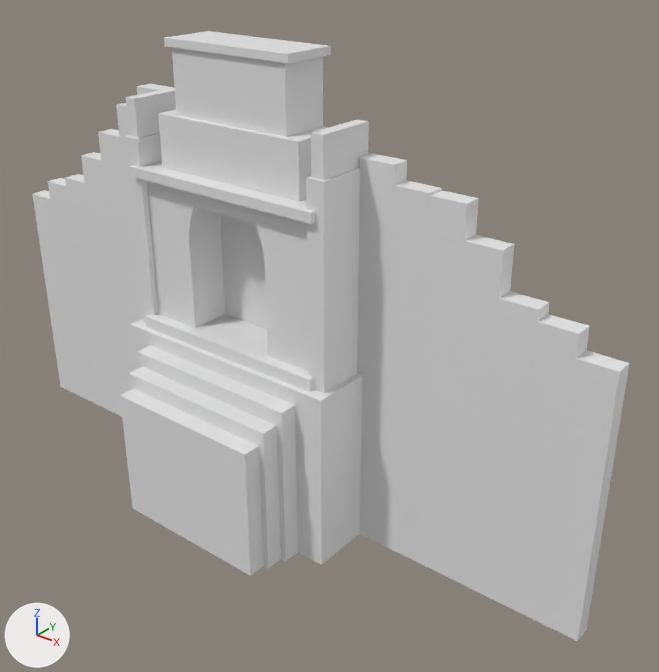
An edit to the OBJ model assets/hearth/hearth_edge.obj, drawn before and after from the same camera.
Before and after are seen from a camera (50 mm lens) standing at (94.0, -97.2, 96.2) and looking at (13.9, 2.9, 34.2). Lighting does not change. The marker at lower left points along +X, +Y and +Z. The picture after the commit comes second. Where no turn or scale is listed for an object, it has been applied to the vertices. Vertices at exactly the same position are counted once.

Script lines for the objects in view, before the commit:
```python
me_hearth_edge = bpy.data.meshes.new('hearth_edge')
me_hearth_edge.from_pydata(...)  # 412 vertices, 295 faces; spans x -60.0..60.0, y -17.0..6.0, z 0.0..77.2
ob_hearth_edge = bpy.data.objects.new('hearth_edge', me_hearth_edge)
ob_hearth_edge.location = (0.0, 0.0, 0.0)
```
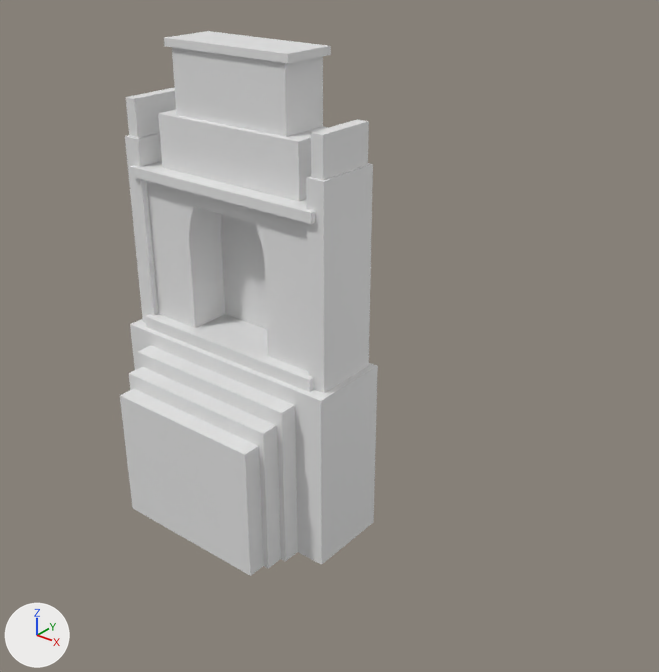
Where the change shows, as pixel boxes [x1, y1, x2, y2] in the pictures (659 x 672 px):
'hearth_edge', reshaped (57% narrower, 11% shorter): before [32, 31, 629, 641]; after [120, 31, 378, 576]
part 1 of me_hearth_edge, deleted: before [32, 84, 629, 641]

Diff of the bpy script that builds the scene:
```diff
--- a/assets/hearth/hearth_edge.obj.py
+++ b/assets/hearth/hearth_edge.obj.py
@@ me_hearth_edge @@
 # used by ob_hearth_edge; location = (0.0, 0.0, 0.0)
-me_hearth_edge.from_pydata(...)  # 412 vertices, 295 faces; spans x -60.0..60.0, y -17.0..6.0, z 0.0..77.2
+me_hearth_edge.from_pydata(...)  # 300 vertices, 211 faces; spans x -21.0..21.0, y -17.0..6.0, z 0.0..77.2
+# me_hearth_edge part 1: 14 loose pieces with 112 vertices, spanning x -60.0..60.0, y 2.0..5.0, z 0.0..67.8, are deleted
```
